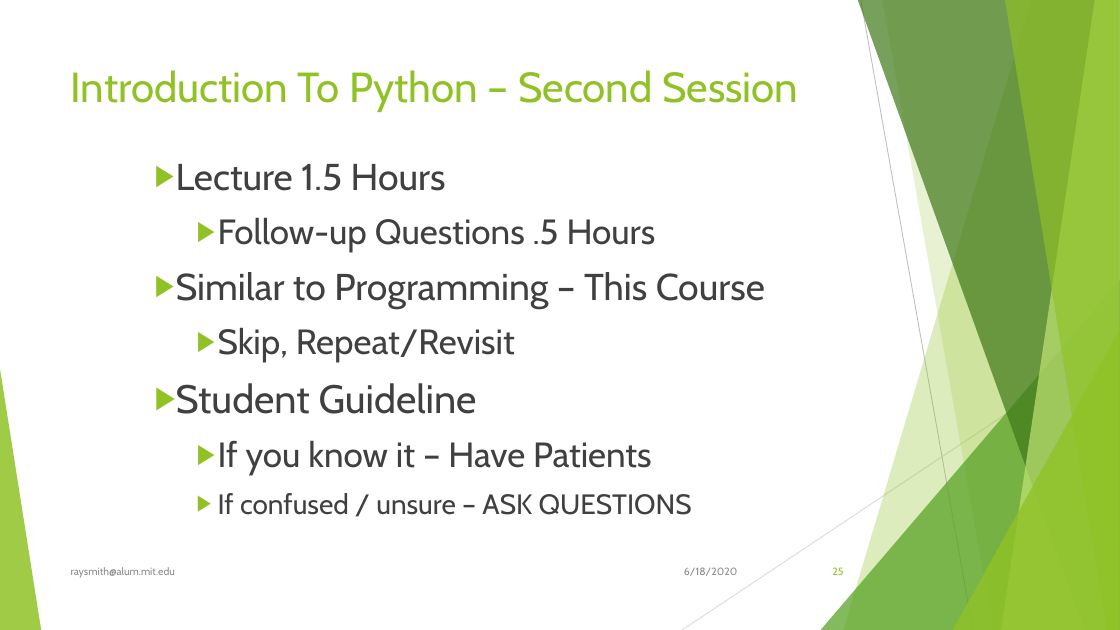
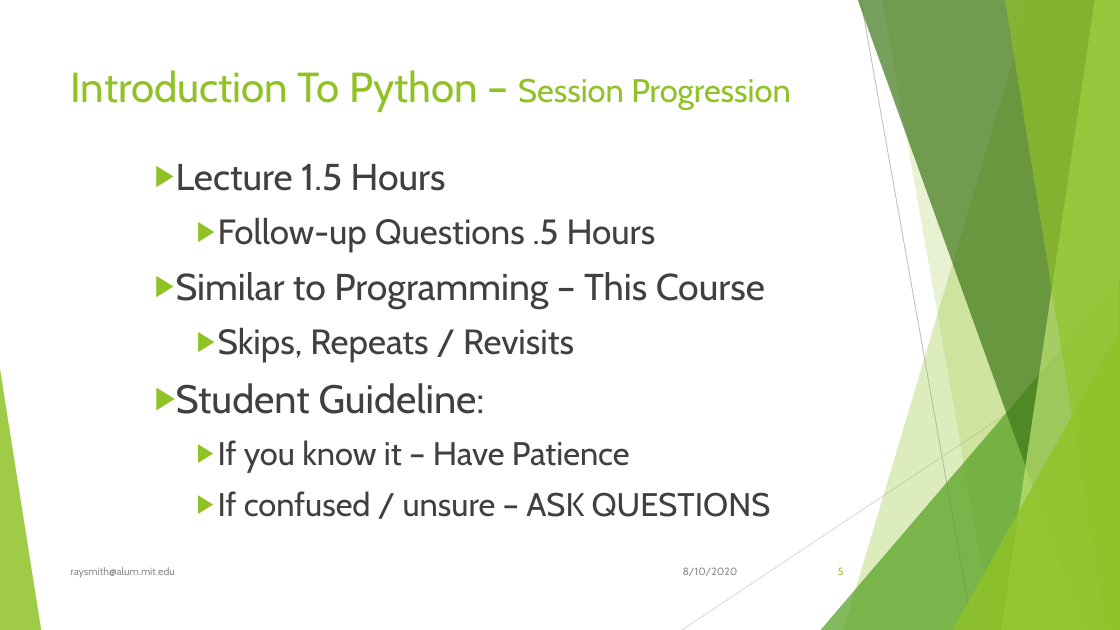
Before and after one commit to raysmith619/Introduction-To-Programming, a slide deck: slide 5 of Docs/Introduction to Proramming Using Python.pptx (slide 25 before the commit). Drawn at 1120x630 pixels with LibreOffice and Linux fonts; fonts in the diff are those of the drawing. Boxes give left, top, right and bottom in pixels: in the first picture for what was removed or moved away, otherwise in the second. Text is boxed around its words. In the diff, an @@ line names an element or a change of style, - is before the commit and + after.

```diff
--- a/Docs/Introduction to Proramming Using Python.pptx
+++ b/Docs/Introduction to Proramming Using Python.pptx
@@ title at (x1=71, y1=70, x2=791, y2=112): text changed @@
-Introduction To Python – Second Session
+Introduction To Python – Session Progression
@@ text at (x1=176, y1=327, x2=630, y2=473): text changed; size 30 to 28 pt @@
-      ▶ Skip, Repeat/Revisit
-    ▶ Student Guideline
-      ▶ If you know it – Have Patients
+      ▶ Skips, Repeats / Revisits
+    ▶ Student Guideline:
+      ▶ If you know it – Have Patience
@@ text at (x1=218, y1=491, x2=771, y2=517): size 24 to 28 pt in "If confused / unsure – ASK QUESTIONS" @@
@@ text at (x1=683, y1=567, x2=738, y2=576): text changed @@
-6/18/2020
+8/10/2020
@@ page number at (x1=838, y1=567, x2=844, y2=575): text changed @@
-25
+5
```
Also in this commit, not shown: 104 other slides changed, 4 slides added, 1 other file.
